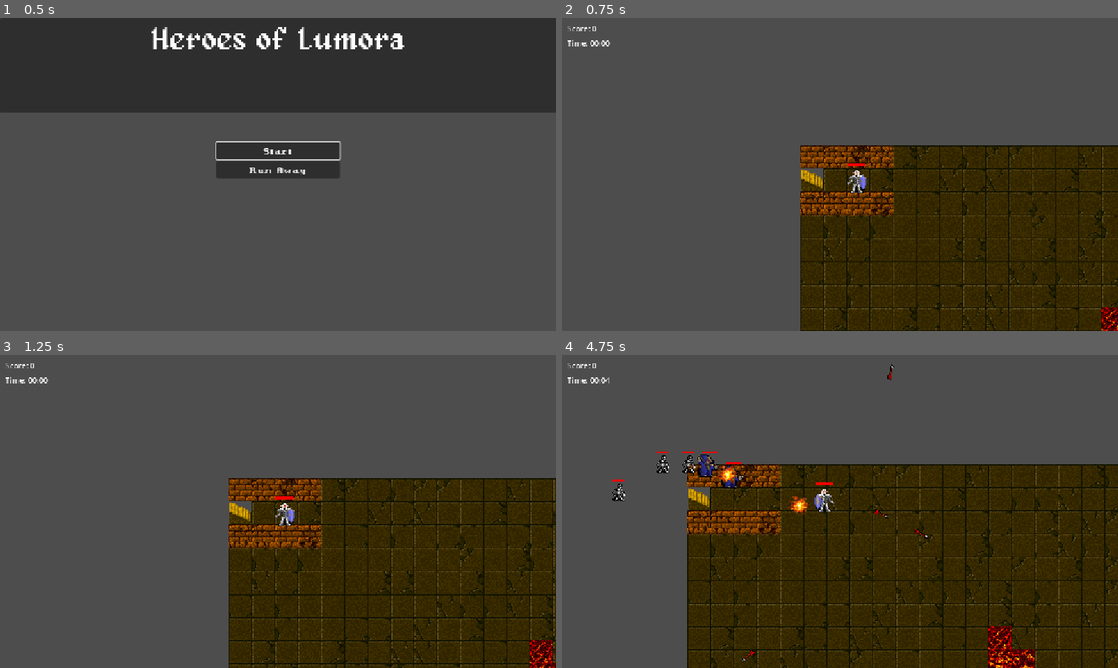
Above: before the commit, frames 1-4 (two rows, left to right).
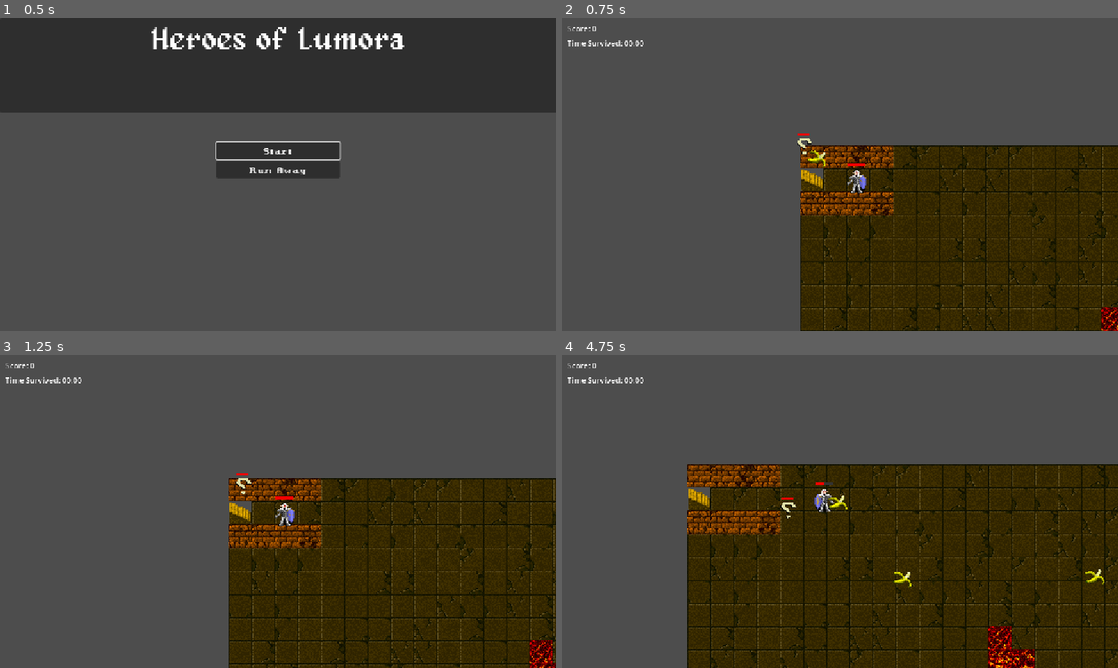
Above: after the commit, the same moments.

Repository: tenchijin77/heroes-of-lumora
Game: Godot game, scene res://Scenes/main_menu.tscn
The game is run twice, just before and just after one commit, with the same random seed, the same clock (stepped at 60 frames per second) and the same inputs.
Inputs (mouse positions are in pixels of both pictures, inside the frame that each line leads up to):
- Up to frame 1 (0.5 s): no input
- Up to frame 2 (0.75 s): click "Start" at 0.5 s
- Up to frame 3 (1.25 s): no input
- Up to frame 4 (4.75 s): move the mouse to (962, 495) at 1.27 s; press the mouse at (962, 495) at 1.28 s; hold D (move_right) 1.28-2.03 s; move the mouse to (728, 527) at 2.02 s; release the mouse at (728, 527) at 2.03 s; hold S (move_down) 2.03-2.78 s; click (728, 527) at 2.1 s; move the mouse to (895, 442) at 2.77 s; press the mouse at (895, 442) at 2.78 s; hold D (move_right) 2.78-3.53 s; move the mouse to (812, 574) at 3.52 s; release the mouse at (812, 574) at 3.53 s; hold W (move_up) 3.53-4.28 s; click (812, 574) at 3.6 s; move the mouse to (1006, 558) at 4.27 s; press the mouse at (1006, 558) at 4.28 s; hold A (move_left) from 4.28 s (still down)

Frame 1 is identical in both runs. In frame 2, 0.3% of the frame differs, in the area x 4-48%, y 6-48%; in frame 3, 0.2%; in frame 4, 1.3%, in the area x 4-98%, y 2-98%.

Commit message:
updated projectiles and monster templates
-added monster.tscn and gd and projectile.tscn and gd for templatized monsters and projectiles. tested it to be working for basic monster creation and projectiles.

Diff:
--- a/Scenes/main.tscn
+++ b/Scenes/main.tscn
@@ -3,8 +3,8 @@
 [ext_resource type="Texture2D" uid="uid://bk8qao521iy21" path="res://Assets/Sprites/Spritesheet.png" id="1_bo1nx"]
 [ext_resource type="PackedScene" uid="uid://docxyuvykeqmf" path="res://Scenes/player.tscn" id="2_8gbba"]
 [ext_resource type="Script" uid="uid://brfhd1h8opivd" path="res://Scripts/camera_controller.gd" id="3_8gbba"]
+[ext_resource type="PackedScene" uid="uid://b53cm0qago20u" path="res://Scenes/monster.tscn" id="5_kry3j"]
 [ext_resource type="AudioStream" uid="uid://flgenim1m2t3" path="res://Assets/Audio/echo-dungeon-70538.mp3" id="6_6bp64"]
-[ext_resource type="PackedScene" uid="uid://bj2e54eikqriu" path="res://Scenes/enemy_spawner.tscn" id="6_21xkr"]
 
 [sub_resource type="TileSetAtlasSource" id="TileSetAtlasSource_1bvp3"]
 texture = ExtResource("1_bo1nx")
@@ -2930,8 +2930,6 @@
 autoplay = true
 parameters/looping = true
 
-[node name="enemy_spawner" parent="." instance=ExtResource("6_21xkr")]
-
 [node name="CanvasLayer" type="CanvasLayer" parent="."]
 
 [node name="score" type="Label" parent="CanvasLayer"]
@@ -2951,3 +2949,6 @@
 size_flags_horizontal = 3
 size_flags_vertical = 6
 text = "Time Survived: 00:00"
+
+[node name="monster" parent="." instance=ExtResource("5_kry3j")]
+position = Vector2(224, 49)
--- a/Scenes/monster.tscn
+++ b/Scenes/monster.tscn
@@ -1,8 +1,9 @@
-[gd_scene load_steps=7 format=3 uid="uid://b53cm0qago20u"]
+[gd_scene load_steps=8 format=3 uid="uid://b53cm0qago20u"]
 
 [ext_resource type="Script" uid="uid://c8w7tuxkacujc" path="res://Scripts/monsters.gd" id="1_i44lo"]
 [ext_resource type="Texture2D" uid="uid://bk8qao521iy21" path="res://Assets/Sprites/Spritesheet.png" id="2_cyu0s"]
 [ext_resource type="Script" uid="uid://s244dhbmprhx" path="res://Scripts/node_pool.gd" id="3_6ks7b"]
+[ext_resource type="PackedScene" uid="uid://dw75c4av0rk1e" path="res://Scenes/projectile.tscn" id="4_ujuxu"]
 
 [sub_resource type="RectangleShape2D" id="RectangleShape2D_sfdtf"]
 size = Vector2(18, 25)
@@ -17,6 +18,7 @@
 collision_layer = 2
 collision_mask = 7
 script = ExtResource("1_i44lo")
+bullet_scene = ExtResource("4_ujuxu")
 
 [node name="CollisionShape2D" type="CollisionShape2D" parent="."]
 visible = false
@@ -33,6 +35,7 @@
 
 [node name="bullet_pool" type="Node" parent="."]
 script = ExtResource("3_6ks7b")
+node_scene = ExtResource("4_ujuxu")
 
 [node name="avoidance_ray" type="RayCast2D" parent="."]
 
--- a/Scenes/player.tscn
+++ b/Scenes/player.tscn
@@ -3,7 +3,7 @@
 [ext_resource type="Script" uid="uid://btptpi22vbosd" path="res://Scripts/player.gd" id="1_cvnsp"]
 [ext_resource type="Texture2D" uid="uid://bk8qao521iy21" path="res://Assets/Sprites/Spritesheet.png" id="1_v0iea"]
 [ext_resource type="Script" uid="uid://s244dhbmprhx" path="res://Scripts/node_pool.gd" id="3_6t5aa"]
-[ext_resource type="PackedScene" uid="uid://cbwhespnm2iot" path="res://Scenes/arrow.tscn" id="4_vgqql"]
+[ext_resource type="PackedScene" uid="uid://dw75c4av0rk1e" path="res://Scenes/projectile.tscn" id="4_fkybt"]
 [ext_resource type="AudioStream" uid="uid://ro2pdpul83eq" path="res://Assets/Audio/Minifantasy_Dungeon_SFX/11_human_damage_3.wav" id="5_fkybt"]
 
 [sub_resource type="RectangleShape2D" id="RectangleShape2D_cvnsp"]
@@ -18,7 +18,6 @@
 [node name="player" type="CharacterBody2D" groups=["player"]]
 collision_mask = 27
 script = ExtResource("1_cvnsp")
-firing_speed = 0.2
 
 [node name="CollisionShape2D" type="CollisionShape2D" parent="."]
 visible = false
@@ -38,7 +37,7 @@
 
 [node name="player_bullet_pool" type="Node" parent="."]
 script = ExtResource("3_6t5aa")
-node_scene = ExtResource("4_vgqql")
+node_scene = ExtResource("4_fkybt")
 
 [node name="health_bar" type="ProgressBar" parent="."]
 offset_left = -12.0
--- /dev/null
+++ b/Scenes/projectile.tscn
@@ -0,0 +1,34 @@
+[gd_scene load_steps=5 format=3 uid="uid://dw75c4av0rk1e"]
+
+[ext_resource type="Script" uid="uid://d6xrs2lxn4lc" path="res://Scripts/projectile.gd" id="1_tl4hk"]
+[ext_resource type="Texture2D" uid="uid://bk8qao521iy21" path="res://Assets/Sprites/Spritesheet.png" id="2_d4467"]
+[ext_resource type="AudioStream" uid="uid://cuuy6rr4t7ccp" path="res://Assets/Audio/arrow-swish_03-306040.mp3" id="3_e1077"]
+
+[sub_resource type="RectangleShape2D" id="RectangleShape2D_h5x2m"]
+size = Vector2(30, 24)
+
+[node name="projectile" type="Area2D"]
+collision_layer = 8
+collision_mask = 17
+script = ExtResource("1_tl4hk")
+sound_stream = ExtResource("3_e1077")
+
+[node name="Sprite2D" type="Sprite2D" parent="."]
+texture = ExtResource("2_d4467")
+region_enabled = true
+region_rect = Rect2(962, 741, 30, 25)
+
+[node name="CollisionShape2D" type="CollisionShape2D" parent="."]
+position = Vector2(-1, 0)
+shape = SubResource("RectangleShape2D_h5x2m")
+
+[node name="destroy_timer" type="Timer" parent="."]
+wait_time = 4.0
+autostart = true
+
+[node name="projectile_sound" type="AudioStreamPlayer2D" parent="."]
+stream = ExtResource("3_e1077")
+
+[connection signal="body_entered" from="." to="." method="_on_body_entered"]
+[connection signal="visibility_changed" from="." to="." method="_on_visibility_changed"]
+[connection signal="timeout" from="destroy_timer" to="." method="_on_destroy_timer_timeout"]
--- a/Scripts/monsters.gd
+++ b/Scripts/monsters.gd
@@ -6,7 +6,7 @@
 
 @export var max_speed : float = 35.0
 @export var acceleration : float = 10.0
-@export var drag : float = .9
+@export var drag : float = 0.9
 @export var collision_damage : int = 3
 @export var shoot_rate : float = 1.5
 @export var shoot_range : float = 150.0
@@ -30,7 +30,7 @@
 	if bullet_scene:
 		bullet_pool.node_scene = bullet_scene
 	else:
-		push_error("Monster %s: bullet_scene not set!" % name)
+		push_warning("Monster %s: bullet_scene not set; no shooting possible!" % name)
 	if not health_bar:
 		push_error("Monster %s: health_bar is null!" % name)
 	if not collision_shape:
@@ -45,6 +45,7 @@
 	visible = true
 	current_health = max_health
 	if health_bar:
+		health_bar.max_value = max_health
 		health_bar.value = current_health
 	else:
 		push_error("Monster %s: health_bar is null in reset!" % name)
@@ -56,7 +57,7 @@
 	if collision_shape:
 		collision_shape.set_deferred("disabled", false)
 	global_position = Vector2.ZERO  # Will be set by spawner
-	print("Monster %s reset, position: %s, velocity: %s, health: %s" % [name, global_position, velocity, current_health])
+	print("Monster %s reset, position: %s, velocity: %s, health: %s / %s" % [name, global_position, velocity, current_health, max_health])
 
 func _process(_delta: float) -> void:
 	if not player:
@@ -70,8 +71,17 @@
 	_move_wobble()
 
 func _cast():
-	# Virtual: Override in child scripts for specific projectile logic
-	push_warning("Monster %s: _cast() not overridden!" % name)
+	last_shoot_time = Time.get_unix_time_from_system()
+	if not bullet_pool or not muzzle or not player:
+		push_warning("Monster %s: Cannot cast—missing bullet_pool, muzzle, or player!" % name)
+		return
+	var projectile = bullet_pool.spawn()
+	if projectile:
+		projectile.global_position = muzzle.global_position
+		projectile.move_direction = muzzle.global_position.direction_to(player.global_position)
+		print("Monster %s: Cast default projectile %s, move_direction=%s, position=%s" % [name, projectile.name, projectile.move_direction, projectile.global_position])
+	else:
+		push_warning("Monster %s: Failed to spawn projectile!" % name)
 
 func _physics_process(_delta: float) -> void:
 	if not player:
@@ -123,7 +133,12 @@
 		if get_parent() is NodePool:
 			get_parent().despawn(self)
 		else:
-			push_warning("Monster %s: Parent is not a NodePool, cannot despawn properly!" % name)
+			visible = false
+			set_process(false)
+			set_physics_process(false)
+			if collision_shape:
+				collision_shape.set_deferred("disabled", true)
+			print("Monster %s: Despawn fallback at zero health" % name)
 	else:
 		_damage_flash()
 
--- a/Scripts/player.gd
+++ b/Scripts/player.gd
@@ -1,160 +1,66 @@
-#player.gd - main character script
+# player.gd - main character script
 extends CharacterBody2D
 
 @export var max_speed : float = 100.0
-@export var acceleration : float = 0.2
-@export var braking : float = 0.15
-@export var firing_speed : float = 0.4
+@export var acceleration : float = .2
+@export var braking : float = .15
+@export var firing_speed : float = .2
 @export var current_health : int = 100
-@export var max_health : int = 100
-@export var regeneration_per_second : float = 1.0  # Health regenerated per second
-
-var last_shoot_time : float = -1.0
-var score : int = 0
-var survival_time : float = 0.0
+@export var max_health: int = 100
+var last_shoot_time : float
 
 @onready var sprite : Sprite2D = $Sprite2D
 @onready var muzzle = $muzzle
 @onready var arrow_pool = $player_bullet_pool
 @onready var health_bar : ProgressBar = $health_bar
-@onready var score_label : Label = get_node("/root/main/CanvasLayer/score")
-@onready var uptime_label : Label = get_node("/root/main/CanvasLayer/uptime")
-@onready var hit_sound : AudioStreamPlayer2D = $hit_sound
-@onready var regeneration_timer : Timer = $regeneration_timer
 
 var move_input : Vector2
 
-func _ready():
-	if not is_inside_tree():
-		await tree_entered
-	if not health_bar:
-		push_error("Player: health_bar is null!")
-	if not arrow_pool:
-		push_error("Player: arrow_pool is null!")
-	if not hit_sound:
-		push_error("Player: hit_sound is null!")
-	if not regeneration_timer:
-		push_error("Player: regeneration_timer is null!")
-	else:
-		regeneration_timer.wait_time = 1.0
-		regeneration_timer.autostart = true
+func _ready ():
 	health_bar.max_value = max_health
 	health_bar.value = current_health
-	update_score_label()
-	update_time_label()
-	for node in arrow_pool.cached_nodes:
-		if node and node.has_method("reset"):
-			node.call_deferred("reset")
-	Global.current_score = 0
 
 func _physics_process(_delta):
-	if is_queued_for_deletion():
-		return
 	move_input = Input.get_vector("move_left", "move_right", "move_up", "move_down")
-
 	if move_input.length() > 0:
 		velocity = velocity.lerp(move_input * max_speed, acceleration)
 	else:
 		velocity = velocity.lerp(Vector2.ZERO, braking)
-		# velocity *= delta  # Make frame-rate independent # added to address delta not used error msg
+	move_and_slide()
 
-	move_and_slide()
-	for i in get_slide_collision_count():
-		var collision = get_slide_collision(i)
-		var body = collision.get_collider()
-		if body and body.is_in_group("environment"):
-			velocity = velocity.slide(collision.get_normal())
-
-func _process(delta):
-	if is_queued_for_deletion():
-		return
+func _process (_delta):
 	sprite.flip_h = get_global_mouse_position().x > global_position.x
-
-	if Input.is_action_pressed("shoot"):
-		if last_shoot_time < 0 or Time.get_unix_time_from_system() - last_shoot_time > firing_speed:
+	if  Input.is_action_pressed("shoot"):
+		if Time.get_unix_time_from_system() - last_shoot_time > firing_speed:
 			open_fire()
-
 	_move_wobble()
 
-	survival_time += delta
-	update_time_label()
-
 func open_fire():
-	if is_queued_for_deletion() or not arrow_pool or not muzzle:
-		push_error("Player: arrow_pool or muzzle is null!")
-		return
 	last_shoot_time = Time.get_unix_time_from_system()
 	var arrow = arrow_pool.spawn()
-	if not arrow:
-		push_error("Player: Failed to spawn arrow from pool!")
-		return
 	arrow.global_position = muzzle.global_position
 	var mouse_position = get_global_mouse_position()
 	var mouse_direction = muzzle.global_position.direction_to(mouse_position)
-	if mouse_direction.length() > 0:
-		arrow.move_dir = mouse_direction
-		arrow.visible = true
-	else:
-		arrow.despawn()
+	arrow.move_direction = mouse_direction
+	print("Player: Spawned arrow %s, move_direction=%s, position=%s" % [arrow.name, arrow.move_direction, arrow.global_position])  # Debug
 
-func take_damage(damage : int):
-	if is_queued_for_deletion():
-		return
+func take_damage (damage : int):
 	current_health -= damage
-	if hit_sound and not hit_sound.playing:
-		hit_sound.play()
 	if current_health <= 0:
-		set_process(false)
-		set_physics_process(false)
-		for mob in get_tree().get_nodes_in_group("monsters"):
-			if mob.has_method("set_process"):
-				mob.set_process(false)
-				mob.set_physics_process(false)
-		get_tree().call_group("monsters", "queue_free")
-		Global.current_score = score
-		if Global.is_high_score(score):
-			get_tree().change_scene_to_file("res://Scenes/game_over.tscn")
-		else:
-			get_tree().change_scene_to_file("res://Scenes/main_menu.tscn")
+		print("Game Over! LOADING, PLEASE WAIT......................")
 	else:
 		_damage_flash()
 		health_bar.value = current_health
 
-func _on_regeneration_timer_timeout():
-	if is_queued_for_deletion():
-		return
-	var health_to_add : int = int(regeneration_per_second)
-	current_health += health_to_add
-	current_health = min(current_health, max_health)
-	health_bar.value = current_health
-
-func _damage_flash():
+func _damage_flash ():
 	sprite.modulate = Color.RED
 	await get_tree().create_timer(0.05).timeout
 	sprite.modulate = Color.WHITE
 
-func _move_wobble():
+func _move_wobble ():
 	if move_input.length() == 0:
 		sprite.rotation_degrees = 0
 		return
 	var t = Time.get_unix_time_from_system()
 	var rot = sin(t * 20) * 2
 	sprite.rotation_degrees = rot
-
-func increment_score():
-	score += 1
-	update_score_label()
-
-func update_score_label():
-	if score_label:
-		score_label.text = "Score: %d" % score
-	else:
-		push_error("Score label not found at /root/main/CanvasLayer/score")
-
-func update_time_label():
-	if uptime_label:
-		var minutes = int(survival_time / 60)
-		var seconds = int(survival_time) % 60
-		uptime_label.text = "Time: %02d:%02d" % [minutes, seconds]
-	else:
-		push_error("Uptime label not found at /root/main/CanvasLayer/uptime")
--- /dev/null
+++ b/Scripts/projectile.gd
@@ -0,0 +1,79 @@
+# projectile.gd - base projectile template script
+extends Area2D
+
+@export var speed : float = 200.0
+@export var owner_group : String = "monsters"  # Default for enemy projectiles; override for "player"
+@export var damage : int = 4
+@export var sound_stream : AudioStream  # Override in child for specific sound
+
+@onready var destroy_timer : Timer = $destroy_timer
+@onready var projectile_sound : AudioStreamPlayer2D = $projectile_sound
+@onready var collision_shape : CollisionShape2D = $CollisionShape2D
+
+var move_direction : Vector2 = Vector2.ZERO
+
+func reset() -> void:
+	visible = true
+	if collision_shape:
+		collision_shape.set_deferred("disabled", false)
+	if destroy_timer:
+		destroy_timer.start()
+	if projectile_sound:
+		if sound_stream:
+			projectile_sound.stream = sound_stream
+		if not projectile_sound.playing:
+			projectile_sound.play()
+	else:
+		push_warning("Projectile %s: projectile_sound is null!" % name)
+	move_direction = Vector2.ZERO
+	rotation = 0.0
+	position = Vector2.ZERO
+	print("Projectile %s: Reset, move_direction=%s, position=%s, owner_group=%s" % [name, move_direction, global_position, owner_group])
+
+func _ready() -> void:
+	visible = true
+	if collision_shape:
+		collision_shape.disabled = false
+	if projectile_sound:
+		if sound_stream:
+			projectile_sound.stream = sound_stream
+		if not projectile_sound.playing:
+			projectile_sound.play()
+	else:
+		push_warning("Projectile %s: projectile_sound or sound_stream is null in _ready!" % name)
+	print("Projectile %s: _ready, move_direction=%s, position=%s, owner_group=%s" % [name, move_direction, global_position, owner_group])
+
+func _process(delta: float) -> void:
+	if move_direction != Vector2.ZERO:
+		translate(move_direction * speed * delta)
+		rotation = move_direction.angle()
+	else:
+		print("Projectile %s: not moving, move_direction=%s, position=%s" % [name, move_direction, global_position])
+
+func _on_destroy_timer_timeout() -> void:
+	despawn()
+
+func _on_visibility_changed() -> void:
+	if visible and destroy_timer:
+		destroy_timer.start()
+
+func _on_body_entered(body: Node) -> void:
+	if body.is_in_group(owner_group):
+		return
+	if body.has_method("take_damage"):
+		body.take_damage(damage)
+	despawn()
+
+func despawn() -> void:
+	visible = false
+	if collision_shape:
+		collision_shape.set_deferred("disabled", true)
+	if destroy_timer:
+		destroy_timer.stop()
+	if projectile_sound and projectile_sound.playing:
+		projectile_sound.stop()
+	if get_parent() is NodePool:
+		get_parent().despawn(self)
+	else:
+		push_warning("Projectile %s: Parent is not a NodePool, cannot despawn properly!" % name)
+	print("Projectile %s: Despawned, move_direction=%s, position=%s" % [name, move_direction, global_position])
Not shown, added: Scripts/projectile.gd.uid
